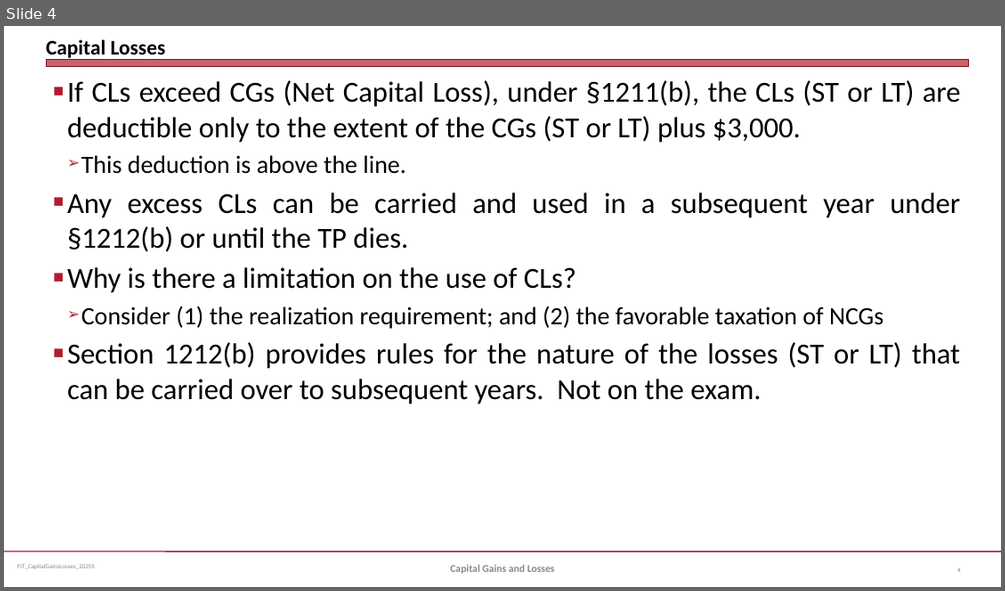
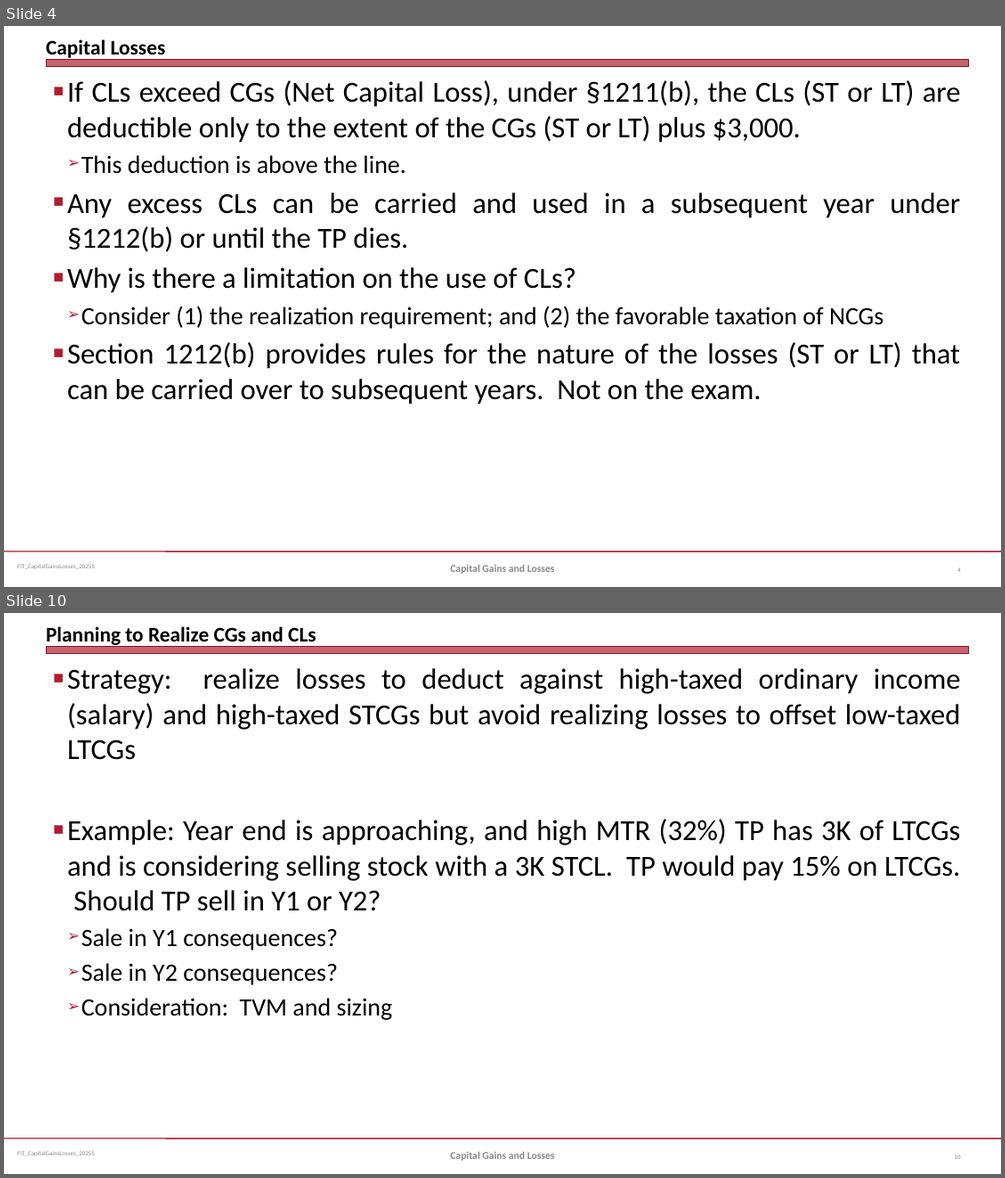
Before and after one commit to jmc877/Fed-Income-Tax, a slide deck: slides/FIT_CapitalGainsLosses_2025S.pptx. Shown one above the other, each under a label of ours: slide 4 before the commit, slides 4 and 10 after it; the slides between them are not shown. The pictures are 1005x591 and 1005x1178 pixels, drawn with LibreOffice and Linux fonts; fonts in the diff are those of the drawing. Boxes give left, top, right and bottom in pixels: in the first picture for what was removed or moved away, otherwise in the second. Text is boxed around its words. In the diff, an @@ line names an element or a change of style, - is before the commit and + after.

```diff
--- a/slides/FIT_CapitalGainsLosses_2025S.pptx
+++ b/slides/FIT_CapitalGainsLosses_2025S.pptx
@@ slide 10 added at (4,613,1001,1174), background #FFFFFF; not listed: 3 template elements that a slide beside it also shows @@
@@ title added at (46,626,316,647), 20 pt, text #000000, bold @@
+Planning to Realize CGs and CLs
@@ text added at (67,668,961,1020), 28 pt, text #000000 @@
+■ Strategy: realize losses to deduct against high-taxed ordinary income (salary) and high-taxed STCGs but avoid realizing losses to offset low-taxed LTCGs
+■ Example: Year end is approaching, and high MTR (32%) TP has 3K of LTCGs and is considering selling stock with a 3K STCL. TP would pay 15% on LTCGs. Should TP sell in Y1 or Y2?
+  ➢ Sale in Y1 consequences?
+  ➢ Sale in Y2 consequences?
+  ➢ Consideration: TVM and sizing
@@ text added at (450,1151,555,1160), 10 pt, text #898989, bold @@
+Capital Gains and Losses
@@ page number added at (955,1154,961,1159), 6 pt, text #808080 @@
+10
```
Also in this commit, not shown: 4 slides changed, 3 other slides added, 15 slides removed.
